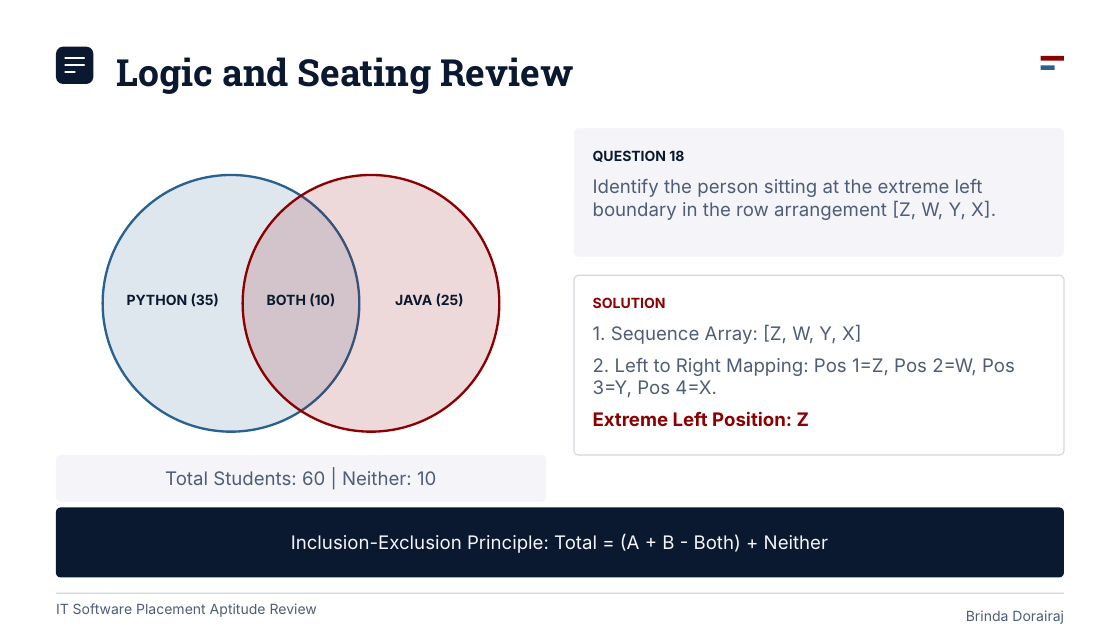
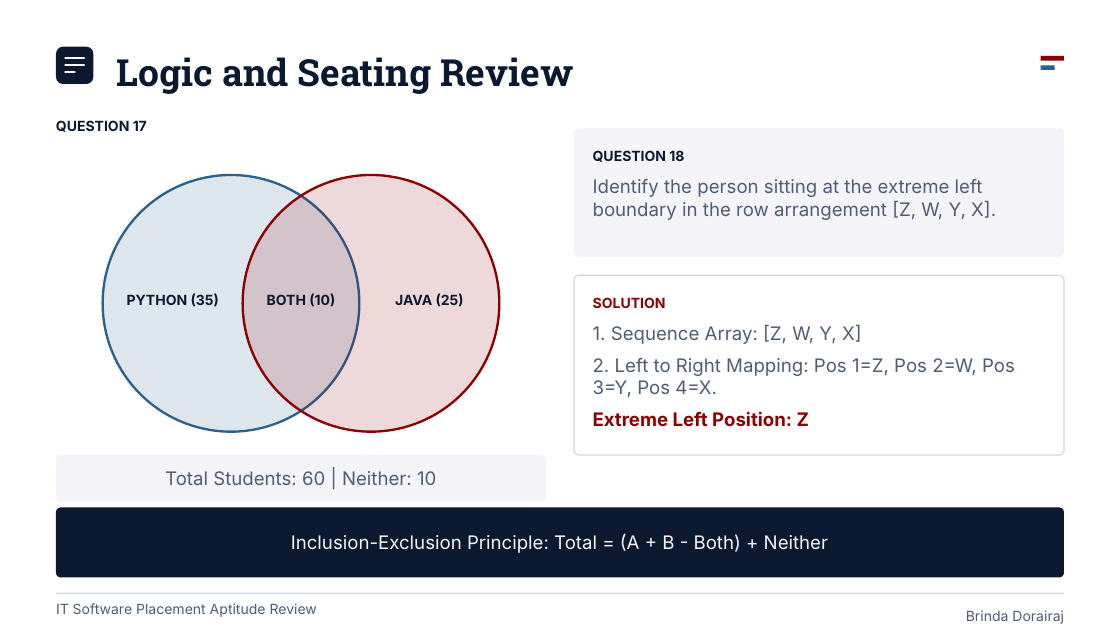
Before and after one commit to brinda-25/workshop, a slide deck: slide 10 of Day1/aptitude/aptitude_quiz.pptx. Drawn at 1120x630 pixels with LibreOffice and Linux fonts; fonts in the diff are those of the drawing. Boxes give left, top, right and bottom in pixels: in the first picture for what was removed or moved away, otherwise in the second. Text is boxed around its words. In the diff, an @@ line names an element or a change of style, - is before the commit and + after.

```diff
--- a/Day1/aptitude/aptitude_quiz.pptx
+++ b/Day1/aptitude/aptitude_quiz.pptx
@@ text added at bbox=[56, 120, 147, 132], 9 pt, text #0A192F, bold @@
+QUESTION 17
```
Also in this commit, not shown: 4 other slides changed, 2 other files.
